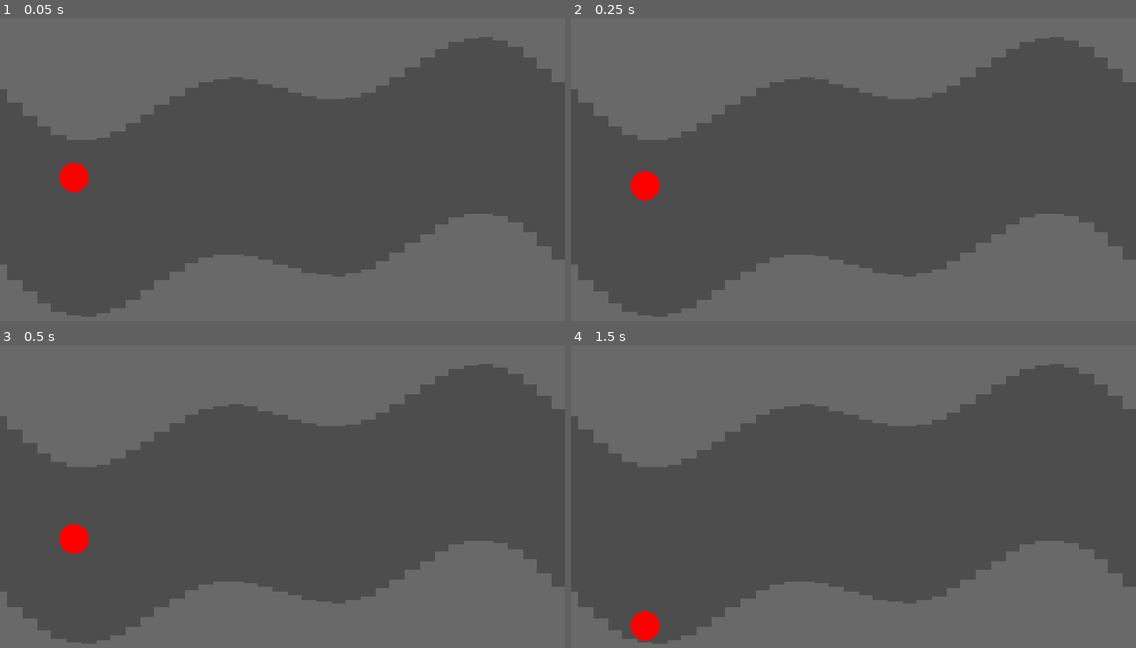
Above: before the commit, frames 1-4 (two rows, left to right).
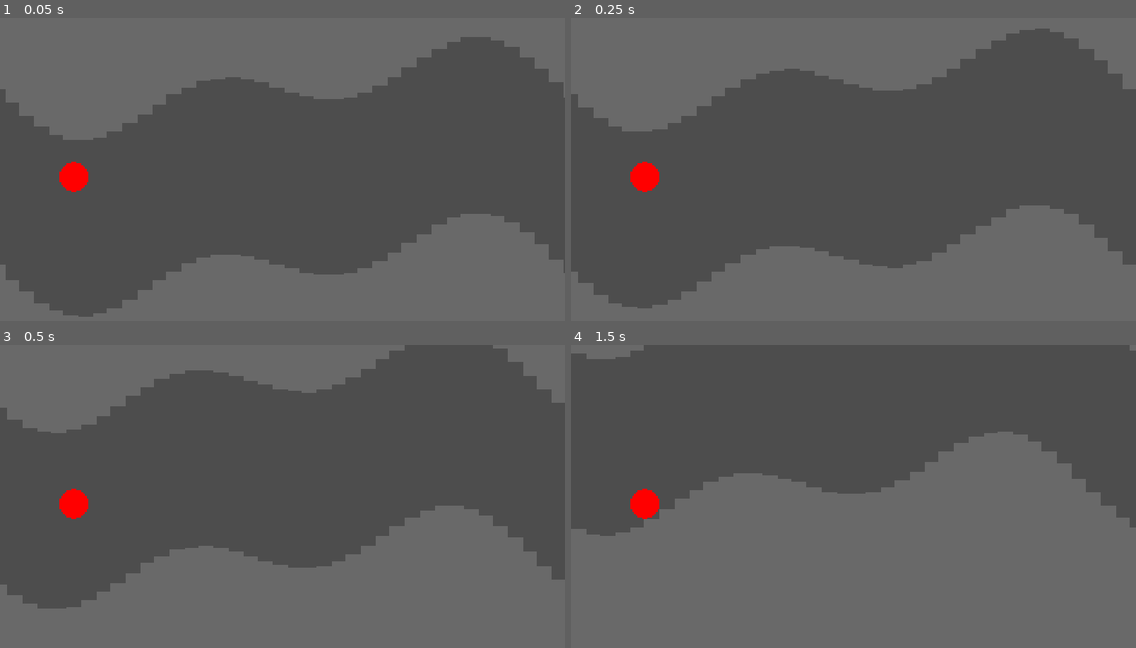
Above: after the commit, the same moments.

Repository: harrisonlee/xarnox-godot
Game: Godot game, scene res://main.tscn
Same seed, same stepped clock (60 frames per second), same inputs: the game is played once before the commit and once after it.
Inputs:
- Up to frame 1 (0.05 s): no input
- Up to frame 2 (0.25 s): no input
- Up to frame 3 (0.5 s): no input
- Up to frame 4 (1.5 s): tap Enter at 1.25 s

The runs differ from the first frame. In frame 1, 0.9% of the frame differs, in the area x 1-100%, y 6-99%; in frame 2, 6.7%; in frame 3, 23%; in frame 4, 59%, in the area x 0-100%, y 0-99%.

Commit message:
Adds player camera.
- Adds movement speed to player
- Update tunnel generation logic to generate new tiles as camera pans

Diff:
--- a/main.gd
+++ b/main.gd
@@ -1,10 +1,23 @@
 extends Node
+
+var current_viewport_rect: Rect2 = Rect2()
+var tunnel_y_origin: float = 0.0
 
 # Called when the node enters the scene tree for the first time.
 func _ready() -> void:
 	$Player.position = $PlayerStartingPosition.position
+	$PlayerCamera.player_follow_x = $PlayerStartingPosition.position.x
+	current_viewport_rect = get_viewport().get_visible_rect()
+	tunnel_y_origin = current_viewport_rect.get_center().y
+	$TunnelGenerator.generate_tunnel(current_viewport_rect, tunnel_y_origin)
 
 
 # Called every frame. 'delta' is the elapsed time since the previous frame.
 func _process(delta: float) -> void:
-	pass
+	var viewport_center = current_viewport_rect.get_center();
+	var camera_viewport: Rect2 = Rect2(
+		Vector2($PlayerCamera.position.x - viewport_center.x, $PlayerCamera.position.y - viewport_center.y),
+		current_viewport_rect.size
+	)
+
+	$TunnelGenerator.generate_tunnel(camera_viewport, tunnel_y_origin)
--- a/main.tscn
+++ b/main.tscn
@@ -1,8 +1,9 @@
-[gd_scene load_steps=4 format=3 uid="uid://0u6fmju7cdqb"]
+[gd_scene load_steps=5 format=3 uid="uid://0u6fmju7cdqb"]
 
 [ext_resource type="Script" uid="uid://m7lv6p2uy0y" path="res://main.gd" id="1_0xm2m"]
 [ext_resource type="PackedScene" uid="uid://dencfc13x3u82" path="res://tunnel_generator.tscn" id="2_1bvp3"]
 [ext_resource type="PackedScene" uid="uid://tusuer5i4roh" path="res://player.tscn" id="2_h2yge"]
+[ext_resource type="PackedScene" uid="uid://bld7wxadxirfb" path="res://player_camera.tscn" id="4_1bvp3"]
 
 [node name="Main" type="Node"]
 script = ExtResource("1_0xm2m")
@@ -13,3 +14,6 @@
 
 [node name="PlayerStartingPosition" type="Marker2D" parent="."]
 position = Vector2(250, 540)
+
+[node name="PlayerCamera" parent="." node_paths=PackedStringArray("player") instance=ExtResource("4_1bvp3")]
+player = NodePath("../Player")
--- a/player.gd
+++ b/player.gd
@@ -9,6 +9,7 @@
 ## true.
 @export var descent_acceleration: float = 0.0
 ## A scene that represents the current projectile
+@export var speed: float = 200.0
 @export var projectile_scene: PackedScene = preload("res://projectile.tscn")
 
 enum FlyingState { IDLE, CLIMBING, DESCENDING }
@@ -59,7 +60,7 @@
 		FlyingState.IDLE:
 			velocity.y += gravity.y * delta
 
-	velocity.x = 0
+	velocity.x = speed
 
 	# Bounce off top and bottom of screen
 	var viewport_size = get_viewport_rect().size
--- /dev/null
+++ b/player_camera.gd
@@ -0,0 +1,17 @@
+extends Camera2D
+
+@export var player: Node2D
+@export var player_follow_x: float = 0.0
+
+var current_viewport_rect: Rect2 = Rect2()
+
+
+# Called when the node enters the scene tree for the first time.
+func _ready() -> void:
+	current_viewport_rect = get_viewport_rect()
+
+
+# Called every frame. 'delta' is the elapsed time since the previous frame.
+func _process(delta: float) -> void:
+	position = player.position;
+	position.x += current_viewport_rect.size.x * 0.5 - player_follow_x
--- /dev/null
+++ b/player_camera.tscn
@@ -0,0 +1,6 @@
+[gd_scene load_steps=2 format=3 uid="uid://bld7wxadxirfb"]
+
+[ext_resource type="Script" uid="uid://kcqb1r1av3qc" path="res://player_camera.gd" id="1_agiyq"]
+
+[node name="PlayerCamera" type="Camera2D"]
+script = ExtResource("1_agiyq")
--- a/tunnel_generator.gd
+++ b/tunnel_generator.gd
@@ -5,33 +5,34 @@
 var visible_rect: Rect2 = Rect2()
 var tile_width: float = 50.0
 var tunnel_height: float = 600.0
+var tunnel_y_origin: float = 540.0
 var amplitude: float = 100.0
 var period: float = 1920.0
+var current_x: float = 0.0;
 
 
 func _ready() -> void:
-	visible_rect = get_viewport().get_visible_rect()
-	generate_tunnel()
+	pass
 
 
-func generate_tunnel():
-	var center: Vector2 = visible_rect.get_center()
-	var tile_count: int = int(visible_rect.size.x / tile_width) + 1
-	var x: float = 0.0
+func generate_tunnel(rect: Rect2 ,y_origin: float):
+	if rect.end.x + tile_width < current_x: return
+
+	var tile_count: int = int((rect.end.x + tile_width - current_x) / tile_width) + 1
 	for i in range(tile_count):
 		# Bottom tile
 		var bottom_tile: Tile = tile_scene.instantiate()
-		bottom_tile.size = Vector2(tile_width, visible_rect.size.y)
-		bottom_tile.position = Vector2(x, center.y + get_y_offset(x) + (tunnel_height + bottom_tile.size.y) * 0.5);
+		bottom_tile.size = Vector2(tile_width, rect.size.y)
+		bottom_tile.position = Vector2(current_x, y_origin + get_y_offset(current_x) + (tunnel_height + bottom_tile.size.y) * 0.5);
 		owner.add_child.call_deferred(bottom_tile)
 
 		# Top tile
 		var top_tile: Tile = tile_scene.instantiate()
-		top_tile.size = Vector2(tile_width, visible_rect.size.y)
-		top_tile.position = Vector2(x, center.y + get_y_offset(x) - (tunnel_height + top_tile.size.y) * 0.5)
+		top_tile.size = Vector2(tile_width, rect.size.y)
+		top_tile.position = Vector2(current_x, y_origin + get_y_offset(current_x) - (tunnel_height + top_tile.size.y) * 0.5)
 		owner.add_child.call_deferred(top_tile)
 
-		x += tile_width
+		current_x += tile_width
 
 
 func get_y_offset(x: float) -> float:
Not shown, added: player_camera.gd.uid
